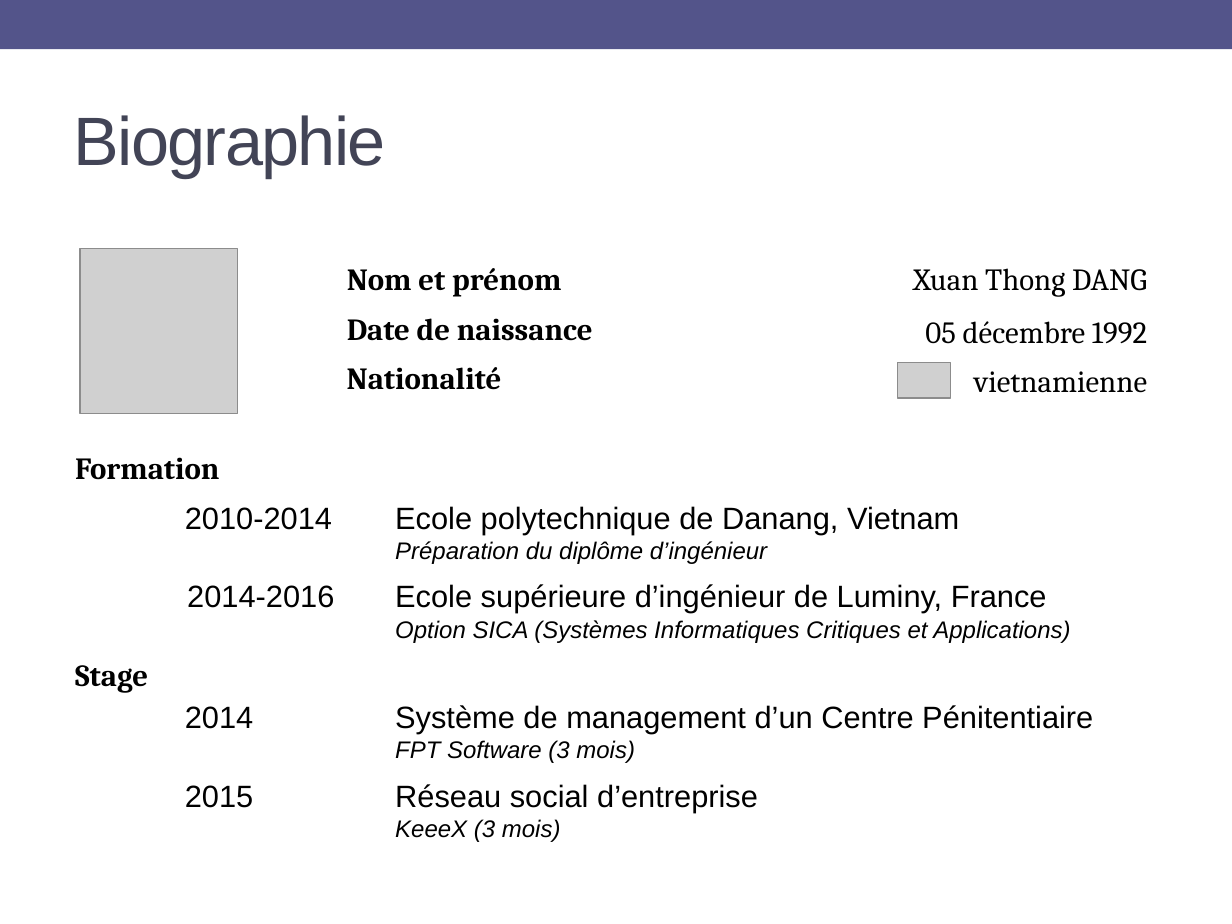
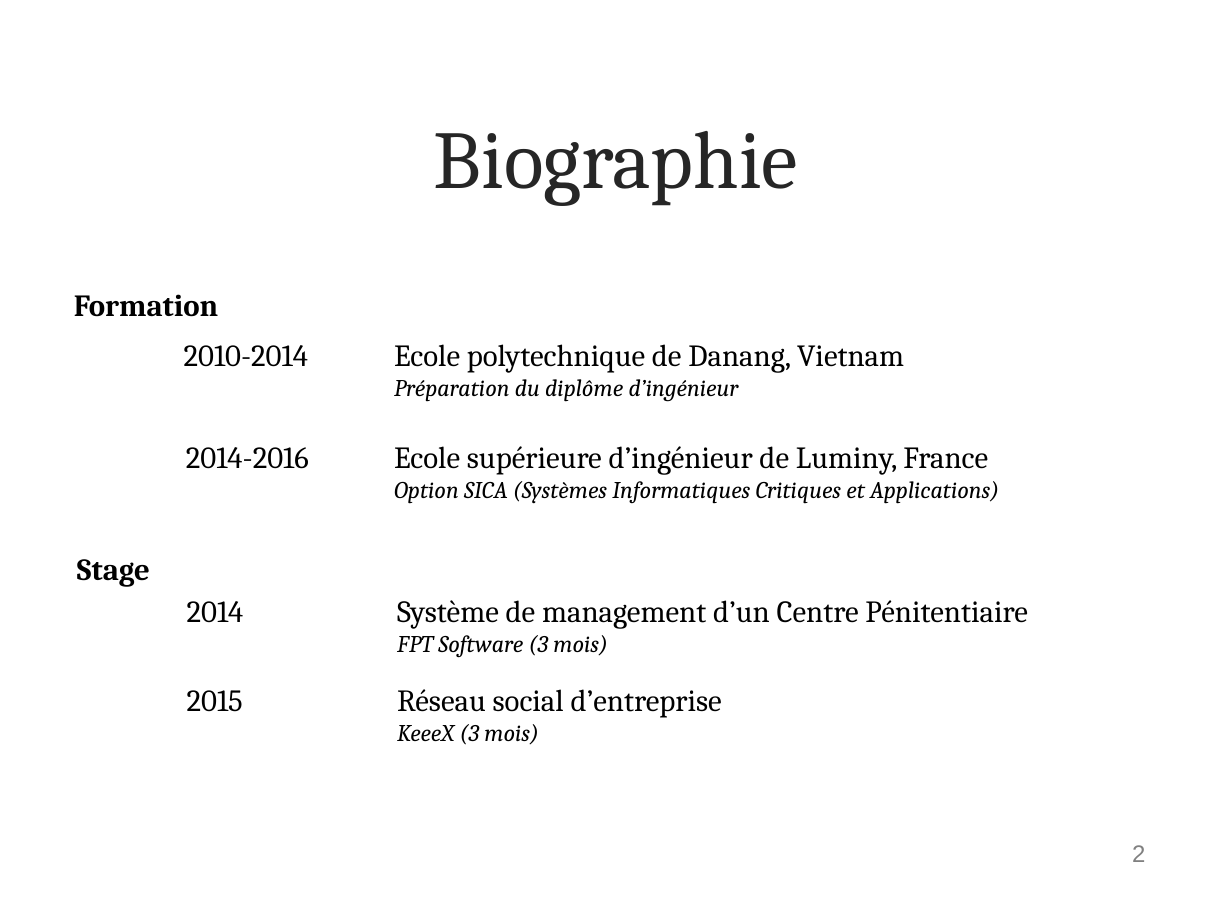
Before and after one commit to athongintel/stage5A.monitor, a slide deck: slide 2 of reports/for school/Stage-fin-detude-presentation.pptx. Drawn at 1232x924 pixels with LibreOffice and Linux fonts; fonts in the diff are those of the drawing; grey boxes stand for pictures; background and template pictures are left out. Boxes give left, top, right and bottom in pixels: in the first picture for what was removed or moved away, otherwise in the second. Text is boxed around its words. In the diff, an @@ line names an element or a change of style, - is before the commit and + after.

```diff
--- a/reports/for school/Stage-fin-detude-presentation.pptx
+++ b/reports/for school/Stage-fin-detude-presentation.pptx
@@ rectangle removed at box(0, 0, 1232, 49) @@
@@ title "Biographie": place and size @@
-title "Biographie" at box(74, 115, 386, 178)
+title "Biographie" at box(434, 131, 798, 206)
@@ title "Biographie" at box(434, 131, 798, 206): size 40 to 48 pt, font Arial to Cambria, text colour #424456 to #262626, letter spacing -1 to 0 pt; alignment left to centre @@
@@ picture removed at box(80, 249, 238, 414) @@
@@ text removed at box(347, 268, 561, 297) @@
-Nom et prénom
@@ text "Formation": place and size @@
-text "Formation" at box(75, 457, 219, 480)
+text "Formation" at box(74, 294, 218, 317)
@@ text "2010-2014": place and size @@
-text "2010-2014" at box(185, 507, 332, 530)
+text "2010-2014" at box(184, 345, 308, 367)
@@ text removed at box(347, 318, 593, 341) @@
-Date de naissance
@@ font Arial to Cambria in 8 elements at box(397, 689, 722, 745), box(187, 690, 243, 712), box(187, 601, 244, 623), box(397, 600, 1027, 658), box(186, 447, 309, 469), box(394, 446, 999, 504), box(184, 345, 308, 367), box(394, 344, 904, 401) @@
@@ text "Ecole polytechnique de Danang, Vietnam": place and size @@
-text "Ecole polytechnique de Danang, Vietnam" at box(395, 506, 959, 564)
+text "Ecole polytechnique de Danang, Vietnam" at box(394, 344, 904, 401)
@@ text removed at box(347, 367, 502, 390) @@
-Nationalité
@@ group removed at box(897, 268, 1147, 398): 3 texts, 1 picture @@
-Xuan Thong DANG
-05 décembre 1992
-vietnamienne
@@ text "2014-2016": place and size @@
-text "2014-2016" at box(187, 585, 334, 608)
+text "2014-2016" at box(186, 447, 309, 469)
@@ text "Ecole supérieure d’ingénieur de Luminy, ...": place and size @@
-text "Ecole supérieure d’ingénieur de Luminy, ..." at box(395, 584, 1070, 643)
+text "Ecole supérieure d’ingénieur de Luminy, ..." at box(394, 446, 999, 504)
@@ text "Stage": place and size @@
-text "Stage" at box(75, 665, 148, 693)
+text "Stage" at box(77, 559, 150, 587)
@@ text "2014": place and size @@
-text "2014" at box(185, 706, 253, 729)
+text "2014" at box(187, 601, 244, 623)
@@ text "Système de management d’un Centre ...": place and size @@
-text "Système de management d’un Centre ..." at box(395, 705, 1093, 763)
+text "Système de management d’un Centre ..." at box(397, 600, 1027, 658)
@@ text "2015": place and size @@
-text "2015" at box(185, 785, 253, 808)
+text "2015" at box(187, 690, 243, 712)
@@ text "Réseau social d’entreprise": place and size @@
-text "Réseau social d’entreprise" at box(395, 784, 758, 842)
+text "Réseau social d’entreprise" at box(397, 689, 722, 745)
@@ page number added at box(1132, 845, 1145, 862), 14 pt, text #808080 @@
+2
```
Also in this commit, not shown: 20 other slides changed, 4 slides added, 3 slides removed, 42 other files.
